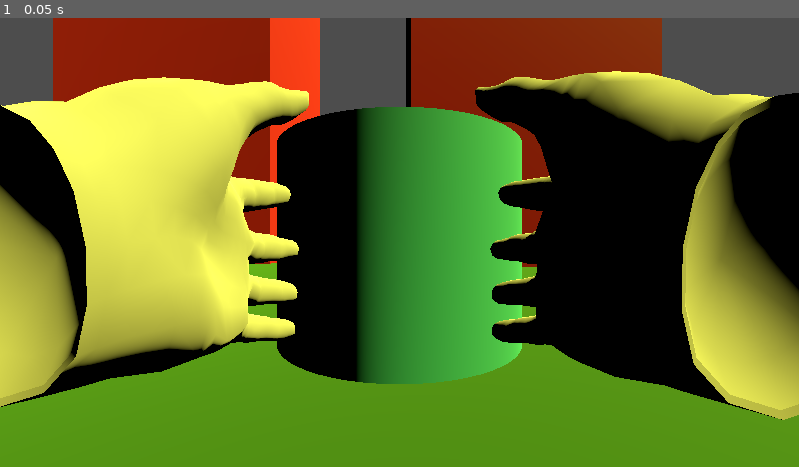
Above: before the commit, frame 1.
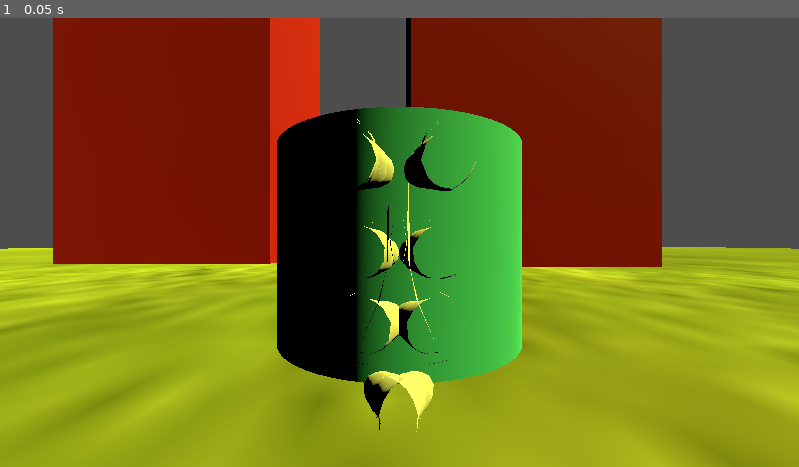
Above: after the commit, the same moment.

Repository: mareeq1/rwr
Game: Godot game, scene res://main.tscn
The game is run twice, just before and just after one commit, with the same random seed, the same clock (stepped at 60 frames per second) and the same inputs.
Inputs:
- Up to frame 1 (0.05 s): no input

The runs differ from the first frame. In frame 1, 68% of the frame differs, in the area x 0-100%, y 0-100%.

Commit message:
Dodanie kilku obiektow

Diff:
--- a/project_files/main.tscn
+++ b/project_files/main.tscn
@@ -5,6 +5,10 @@
 [ext_resource type="PackedScene" uid="uid://cbb3d23q87a6y" path="res://assets/models/hand_r.gltf" id="2_h2yge"]
 [ext_resource type="Script" uid="uid://dqpnama5ltq4a" path="res://xr_origin_3d.gd" id="2_lquwl"]
 [ext_resource type="Script" uid="uid://dp7rj2igf0rkt" path="res://teleport.gd" id="4_7mycd"]
+[ext_resource type="Texture2D" uid="uid://biailtefl4niy" path="res://assets/models/trawa.jpg" id="6_7mycd"]
+[ext_resource type="Texture2D" uid="uid://cmtk4brpnqukn" path="res://assets/models/cegla.jpg" id="7_kek77"]
+[ext_resource type="Texture2D" uid="uid://jcyv3w8xyw2s" path="res://assets/models/dach.jpg" id="8_4c57u"]
+[ext_resource type="Texture2D" uid="uid://b88gri3ukf5bu" path="res://assets/models/drzwi.jpg" id="9_efxa6"]
 
 [sub_resource type="StandardMaterial3D" id="StandardMaterial3D_1bvp3"]
 albedo_color = Color(0.3137255, 1, 1, 1)
@@ -14,8 +18,12 @@
 bottom_radius = 0.2
 height = 0.5
 
+[sub_resource type="StandardMaterial3D" id="StandardMaterial3D_dg77c"]
+albedo_texture = ExtResource("6_7mycd")
+
 [sub_resource type="StandardMaterial3D" id="StandardMaterial3D_0xm2m"]
-albedo_color = Color(0.2509804, 0.57254905, 0.16078432, 1)
+albedo_texture = ExtResource("6_7mycd")
+albedo_texture_force_srgb = true
 metallic = 0.05
 
 [sub_resource type="PlaneMesh" id="PlaneMesh_0xm2m"]
@@ -34,6 +42,30 @@
 
 [sub_resource type="BoxShape3D" id="BoxShape3D_lquwl"]
 
+[sub_resource type="StandardMaterial3D" id="StandardMaterial3D_ycdy4"]
+albedo_texture = ExtResource("7_kek77")
+
+[sub_resource type="BoxMesh" id="BoxMesh_w48qg"]
+size = Vector3(1.63, 5.73, 1.325)
+
+[sub_resource type="StandardMaterial3D" id="StandardMaterial3D_vivmo"]
+
+[sub_resource type="PhysicsMaterial" id="PhysicsMaterial_2cqfq"]
+
+[sub_resource type="BoxShape3D" id="BoxShape3D_yaehf"]
+
+[sub_resource type="StandardMaterial3D" id="StandardMaterial3D_074og"]
+albedo_texture = ExtResource("8_4c57u")
+
+[sub_resource type="PrismMesh" id="PrismMesh_cegan"]
+size = Vector3(2.65, 0.705, 1.875)
+
+[sub_resource type="StandardMaterial3D" id="StandardMaterial3D_82xsv"]
+albedo_texture = ExtResource("9_efxa6")
+
+[sub_resource type="BoxMesh" id="BoxMesh_getpj"]
+size = Vector3(0.1, 1.095, 0.425)
+
 [node name="Node3D" type="Node3D" unique_id=1253089119]
 script = ExtResource("1_h2yge")
 
@@ -48,7 +80,6 @@
 [node name="LeftHandRoot" type="Node3D" parent="XROrigin3D/LeftController" unique_id=798154664]
 
 [node name="hand_l" parent="XROrigin3D/LeftController/LeftHandRoot" unique_id=880831955 instance=ExtResource("1_0xm2m")]
-transform = Transform3D(1, 0, 0, 0, 1, 0, 0, 0, 1, -0.089113995, 0, -0.08375469)
 
 [node name="RightController" type="XRController3D" parent="XROrigin3D" unique_id=1631282615]
 tracker = &"right_hand"
@@ -57,7 +88,6 @@
 [node name="RightHandRoot" type="Node3D" parent="XROrigin3D/RightController" unique_id=415324616]
 
 [node name="hand_r" parent="XROrigin3D/RightController/RightHandRoot" unique_id=154555743 instance=ExtResource("2_h2yge")]
-transform = Transform3D(1, 0, 0, 0, 1, 0, 0, 0, 1, 0.08, 0, -0.08)
 
 [node name="TeleportRay" type="RayCast3D" parent="XROrigin3D/RightController" unique_id=103896174]
 target_position = Vector3(0, -1, -5)
@@ -86,11 +116,13 @@
 
 [node name="MeshInstance3D" type="MeshInstance3D" parent="Level" unique_id=940099026]
 transform = Transform3D(1, 0, 0, 0, 1, 0, 0, 0, 1, 0, -0.15322158, 0)
+material_override = SubResource("StandardMaterial3D_dg77c")
 mesh = SubResource("PlaneMesh_0xm2m")
 
 [node name="StaticBody3D" type="StaticBody3D" parent="Level/MeshInstance3D" unique_id=1106206108]
 
 [node name="CollisionShape3D" type="CollisionShape3D" parent="Level/MeshInstance3D/StaticBody3D" unique_id=1193370232]
+visible = false
 shape = SubResource("BoxShape3D_h2yge")
 
 [node name="Ob1" type="Node3D" parent="." unique_id=535406734]
@@ -119,4 +151,32 @@
 transform = Transform3D(0.50749147, -0.61189765, 0.60665786, -0.2526436, 0.56744677, 0.78369343, -0.82378614, -0.55098593, 0.1333824, 0, 7.0812936, 0)
 light_color = Color(1, 1, 0.36862746, 1)
 light_angular_distance = 10.03
-light_specular = 3.649
+light_specular = 1.757
+
+[node name="Node3D" type="Node3D" parent="." unique_id=40695282]
+
+[node name="MeshInstance3D" type="MeshInstance3D" parent="Node3D" unique_id=1322247575]
+transform = Transform3D(1, 0, 0, 0, 0.36, 0, 0, 0, 1, -4.705, 0.375, 0.75)
+material_override = SubResource("StandardMaterial3D_ycdy4")
+mesh = SubResource("BoxMesh_w48qg")
+surface_material_override/0 = SubResource("StandardMaterial3D_vivmo")
+
+[node name="StaticBody3D" type="StaticBody3D" parent="Node3D/MeshInstance3D" unique_id=97477441]
+physics_material_override = SubResource("PhysicsMaterial_2cqfq")
+
+[node name="CollisionShape3D" type="CollisionShape3D" parent="Node3D/MeshInstance3D/StaticBody3D" unique_id=1070669757]
+shape = SubResource("BoxShape3D_yaehf")
+
+[node name="Node3D2" type="Node3D" parent="." unique_id=839843164]
+
+[node name="MeshInstance3D" type="MeshInstance3D" parent="Node3D2" unique_id=923448518]
+transform = Transform3D(1, 0, 0, 0, 1, 0, 0, 0, 1, -4.755, 1.511, 0.751)
+material_override = SubResource("StandardMaterial3D_074og")
+mesh = SubResource("PrismMesh_cegan")
+
+[node name="Node3D3" type="Node3D" parent="." unique_id=1478212362]
+
+[node name="MeshInstance3D" type="MeshInstance3D" parent="Node3D3" unique_id=955093337]
+transform = Transform3D(-1, 0, -8.742278e-08, 0, 1, 0, 8.742278e-08, 0, -1, -3.915, 0.135, 0.735)
+material_override = SubResource("StandardMaterial3D_82xsv")
+mesh = SubResource("BoxMesh_getpj")
Binary file added: project_files/assets/models/cegla.jpg
Not shown, added: project_files/assets/models/cegla.jpg.import
Binary file added: project_files/assets/models/dach.jpg
Not shown, added: project_files/assets/models/dach.jpg.import
Binary file added: project_files/assets/models/drzwi.jpg
Not shown, added: project_files/assets/models/drzwi.jpg.import
Not shown, changed: docs/index.html
Not shown, changed: docs/index.pck
